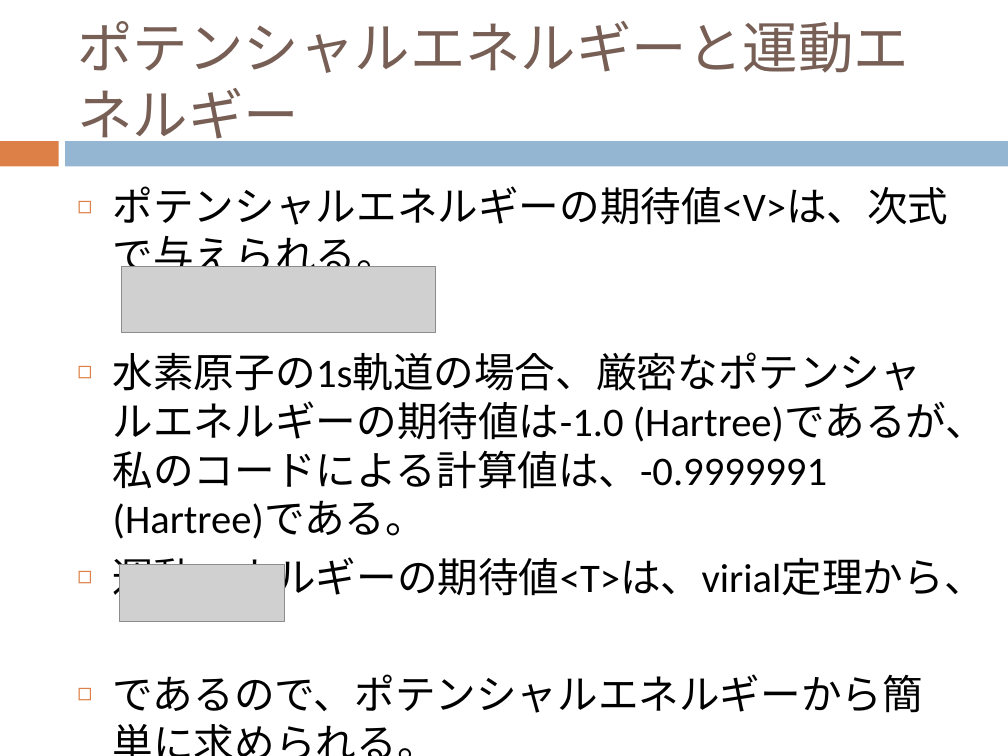
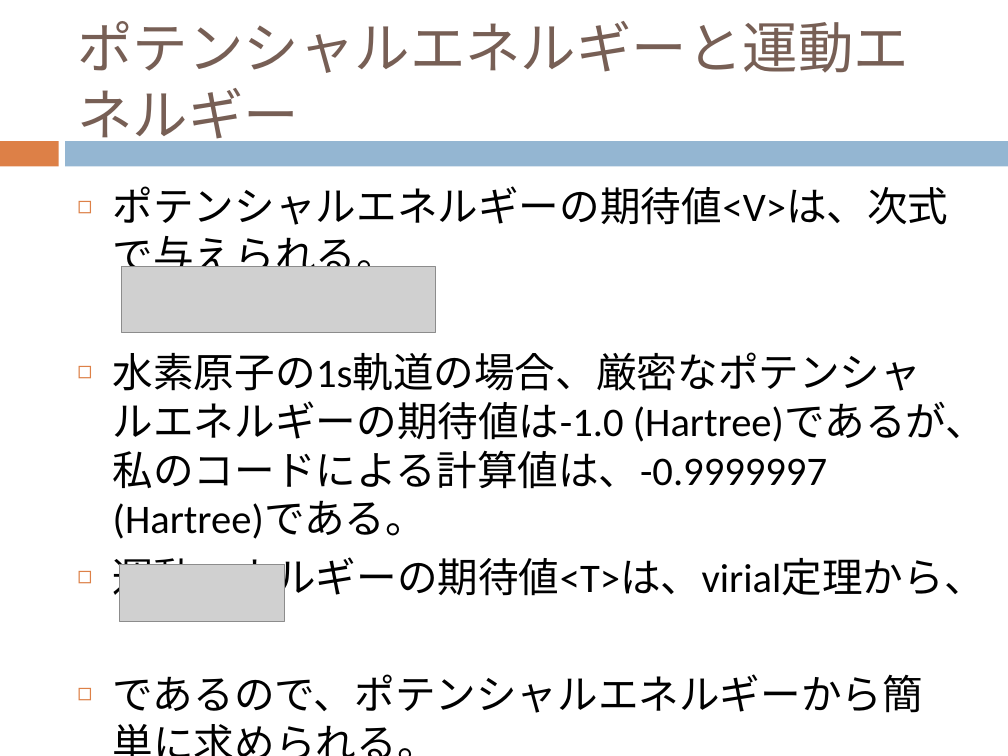
Before and after one commit to dc1394/fukui_sono2, a slide deck: slide 30 of 福井技術者の集い_その2_発表資料スライド.pptx. Drawn at 1008x756 pixels with LibreOffice and Linux fonts; fonts in the diff are those of the drawing; grey boxes stand for pictures. Boxes give left, top, right and bottom in pixels: in the first picture for what was removed or moved away, otherwise in the second. Text is boxed around its words. In the diff, an @@ line names an element or a change of style, - is before the commit and + after.

```diff
--- a/福井技術者の集い_その2_発表資料スライド.pptx
+++ b/福井技術者の集い_その2_発表資料スライド.pptx
@@ text at bbox=[113, 352, 986, 539]: text changed @@
-◻ 水素原子の1s軌道の場合、厳密なポテンシャルエネルギーの期待値は-1.0 (Hartree)であるが、私のコードによる計算値は、-0.9999991 (Hartree)である。
+◻ 水素原子の1s軌道の場合、厳密なポテンシャルエネルギーの期待値は-1.0 (Hartree)であるが、私のコードによる計算値は、-0.9999997 (Hartree)である。
```
Also in this commit, not shown: 3 other slides changed, 4 other files.
